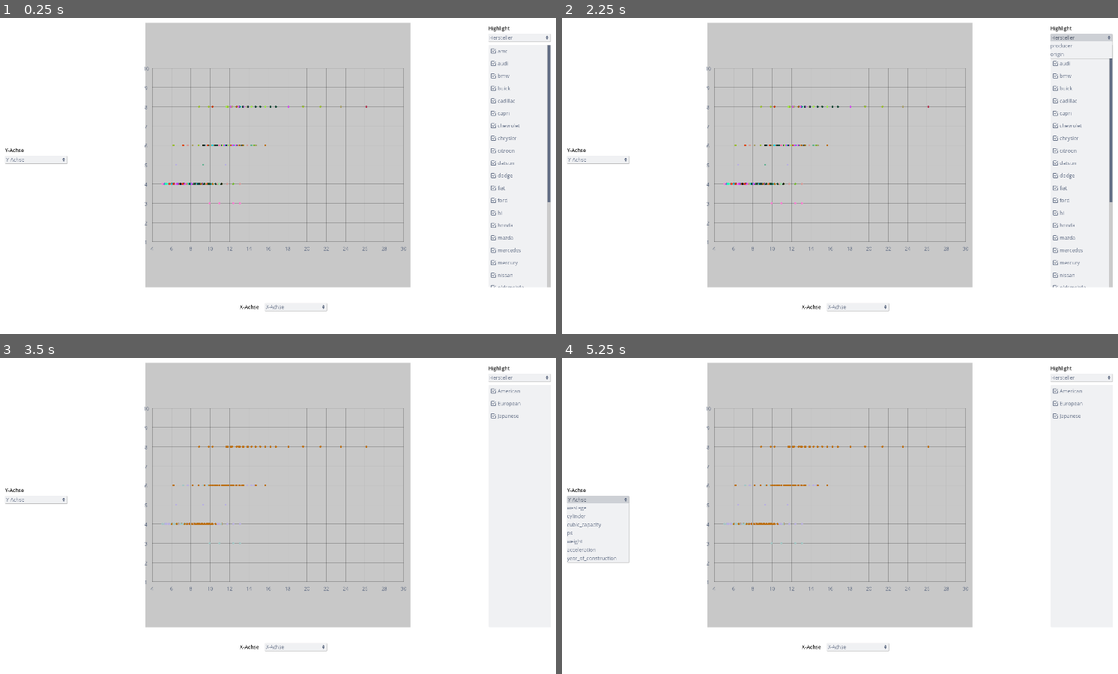
Above: before the commit, frames 1-4 (two rows, left to right).
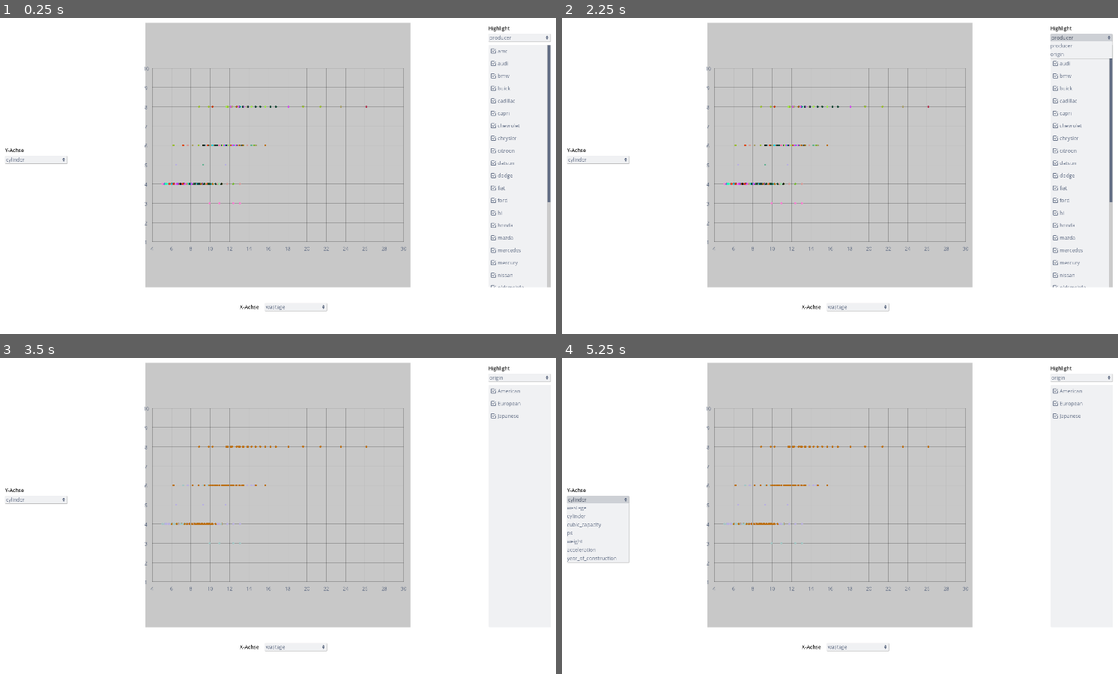
Above: after the commit, the same moments.

Repository: nevs-devs/cars
Game: Godot game, scene res://Main.tscn
Same seed, same stepped clock (60 frames per second), same inputs: the game is played once before the commit and once after it.
Inputs (mouse positions are in pixels of both pictures, inside the frame that each line leads up to):
- Up to frame 1 (0.25 s): no input
- Up to frame 2 (2.25 s): click "X-Achse" (after the commit: "wastage") at 0.5 s; click "Y-Achse" (after the commit: "cylinder") at 1.25 s; click "Hersteller" (after the commit: "producer") at 2 s
- Up to frame 3 (3.5 s): click (517, 389) at 2.77 s
- Up to frame 4 (5.25 s): click "Hersteller" (after the commit: "origin") at 3.5 s; click "X-Achse" (after the commit: "wastage") at 4.25 s; click "Y-Achse" (after the commit: "cylinder") at 5 s

The runs differ from the first frame. In frame 1, less than 0.1% of the frame differs, in the area x 1-93%, y 5-93%; in frame 2, less than 0.1%; in frame 3, less than 0.1%; in frame 4, less than 0.1%.

Commit message:
changing selection text

Diff:
--- a/Main.gd
+++ b/Main.gd
@@ -120,6 +120,7 @@
 		n.queue_free()
 
 func refresh_select():
+	$SelectButton.text = SelectOptions[select_id]
 	delete_children($ScrollContainer/VBoxContainer)
 	var values = get_unique_values(SelectOptions[select_id])
 	values.sort()
--- a/Main.tscn
+++ b/Main.tscn
@@ -36,7 +36,7 @@
 margin_right = 1080.95
 margin_bottom = 1005.17
 theme = ExtResource( 3 )
-text = "X-Achse"
+text = "wastage"
 icon = SubResource( 1 )
 flat = false
 align = 0
@@ -55,7 +55,7 @@
 margin_right = 248.0
 margin_bottom = 532.016
 theme = ExtResource( 3 )
-text = "Y-Achse"
+text = "cylinder"
 icon = SubResource( 1 )
 flat = false
 align = 0
